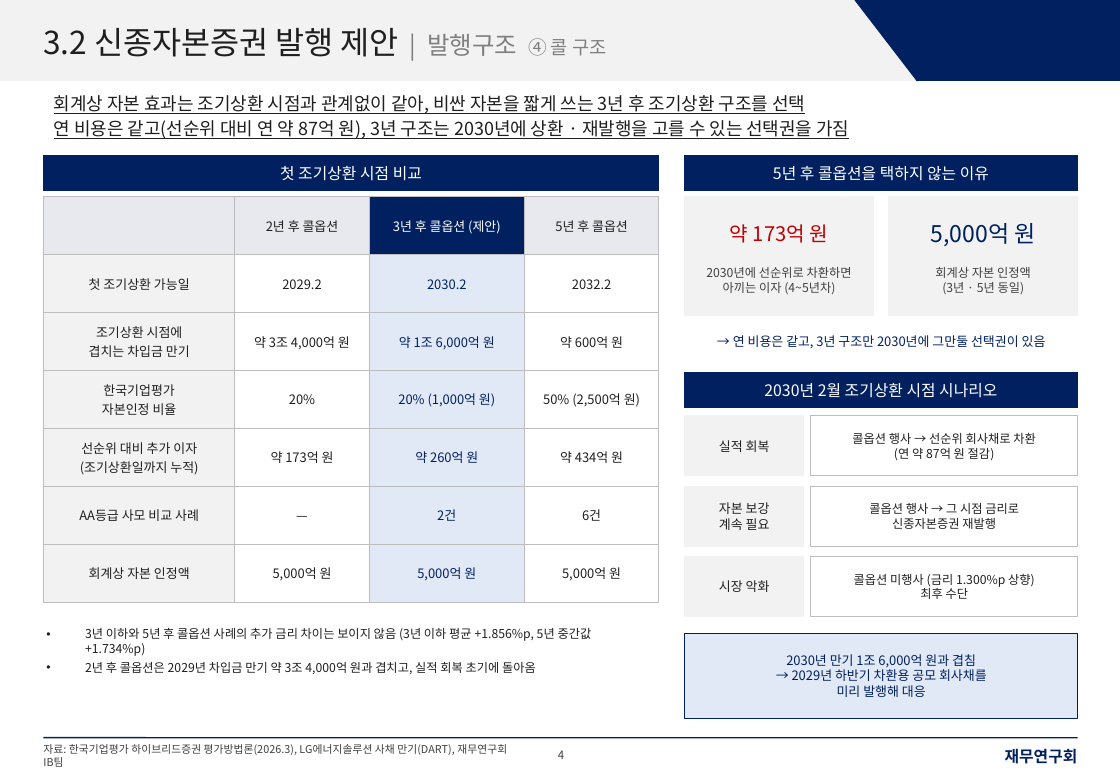
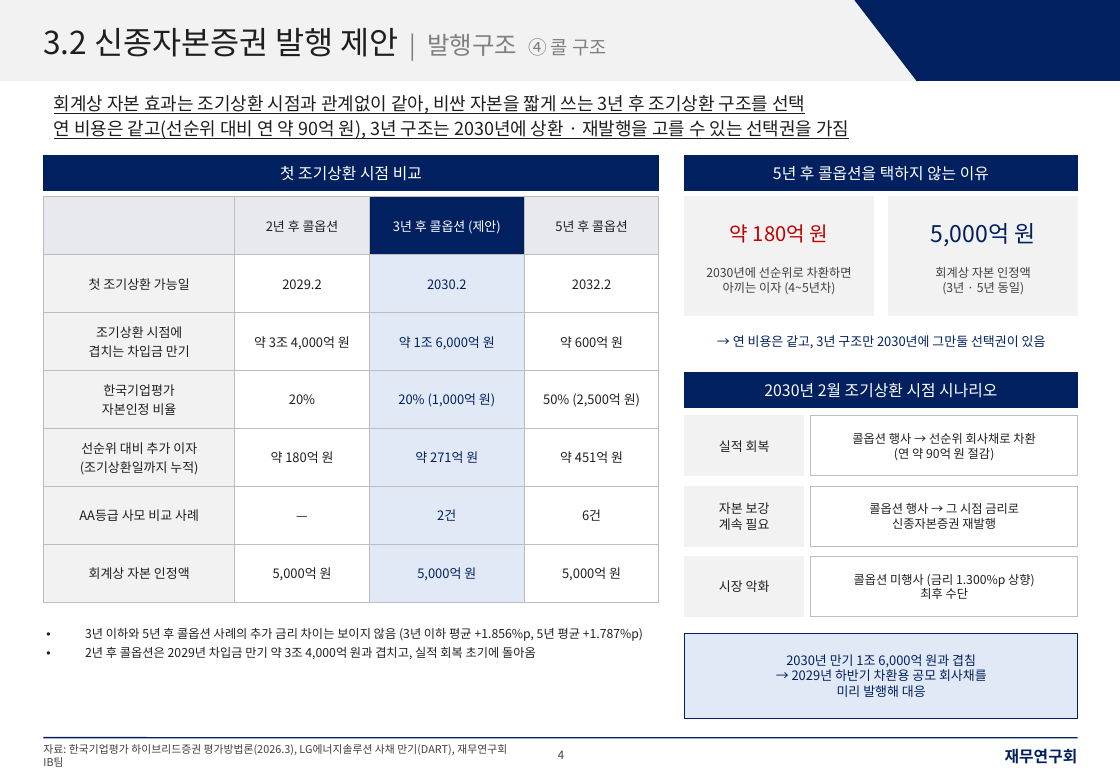
Before and after one commit to shy065542-rgb/SSHHYY, a slide deck: slide 4 of LGES_신종_발행구조_재무연구회양식.pptx. Drawn at 1120x776 pixels with LibreOffice and Linux fonts; fonts in the diff are those of the drawing. Boxes give left, top, right and bottom in pixels: in the first picture for what was removed or moved away, otherwise in the second. Text is boxed around its words. In the diff, an @@ line names an element or a change of style, - is before the commit and + after.

```diff
--- a/LGES_신종_발행구조_재무연구회양식.pptx
+++ b/LGES_신종_발행구조_재무연구회양식.pptx
@@ text at box(54, 120, 849, 139): text changed @@
-연 비용은 같고(선순위 대비 연 약 87억 원), 3년 구조는 2030년에 상환 · 재발행을 고를 수 있는 선택권을 가짐
+연 비용은 같고(선순위 대비 연 약 90억 원), 3년 구조는 2030년에 상환 · 재발행을 고를 수 있는 선택권을 가짐
@@ table at box(43, 196, 659, 584) @@
-row 5: 선순위 대비 추가 이자 / (조기상환일까지 누적) | 약 173억 원 | 약 260억 원 | 약 434억 원
+row 5: 선순위 대비 추가 이자 / (조기상환일까지 누적) | 약 180억 원 | 약 271억 원 | 약 451억 원
@@ text at box(730, 224, 829, 243): text changed @@
-약 173억 원
+약 180억 원
@@ text in rectangle at box(894, 448, 995, 460): text changed @@
-(연 약 87억 원 절감)
+(연 약 90억 원 절감)
@@ text at box(85, 628, 643, 641): text changed @@
-• 3년 이하와 5년 후 콜옵션 사례의 추가 금리 차이는 보이지 않음 (3년 이하 평균 +1.856%p, 5년 중간값 +1.734%p)
+• 3년 이하와 5년 후 콜옵션 사례의 추가 금리 차이는 보이지 않음 (3년 이하 평균 +1.856%p, 5년 평균 +1.787%p)
```
Also in this commit, not shown: 5 other slides changed, 1 other file.
